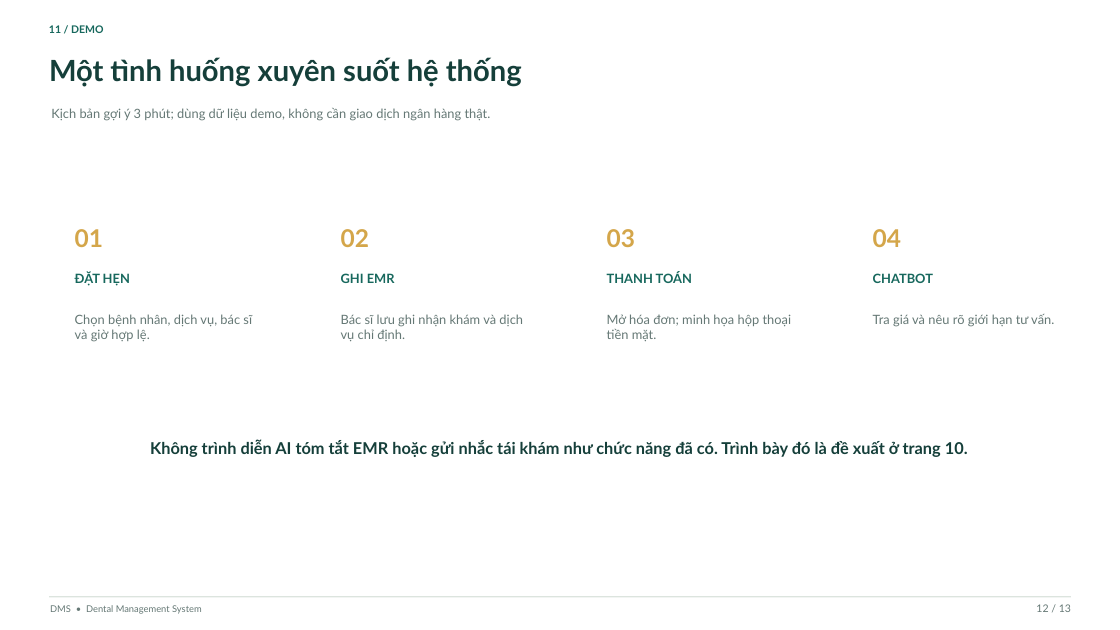
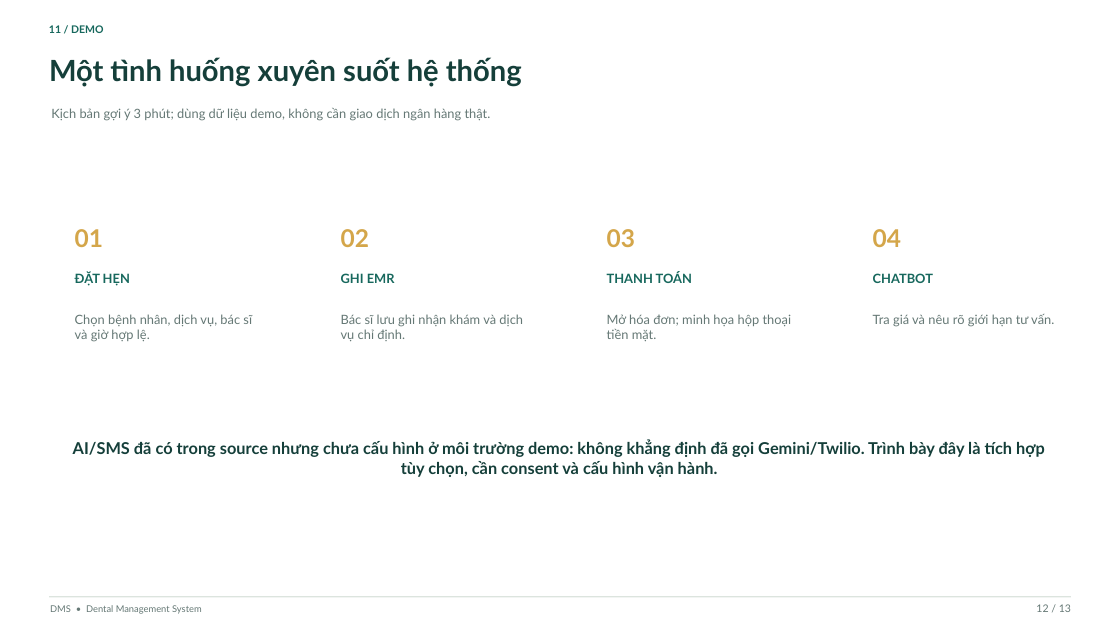
Before and after one commit to tuuyengb06/dental-clinic-system, a slide deck: slide 12 of docs/project-presentation.pptx. Drawn at 1120x630 pixels with LibreOffice and Linux fonts; fonts in the diff are those of the drawing. Boxes give left, top, right and bottom in pixels: in the first picture for what was removed or moved away, otherwise in the second. Text is boxed around its words. In the diff, an @@ line names an element or a change of style, - is before the commit and + after.

```diff
--- a/docs/project-presentation.pptx
+++ b/docs/project-presentation.pptx
@@ text at (73, 441, 1045, 477): text changed @@
-Không trình diễn AI tóm tắt EMR hoặc gửi nhắc tái khám như chức năng đã có. Trình bày đó là đề xuất ở trang 10.
+AI/SMS đã có trong source nhưng chưa cấu hình ở môi trường demo: không khẳng định đã gọi Gemini/Twilio. Trình bày đây là tích hợp tùy chọn, cần consent và cấu hình vận hành.
```
Also in this commit, not shown: 7 other slides changed, 21 other files.
